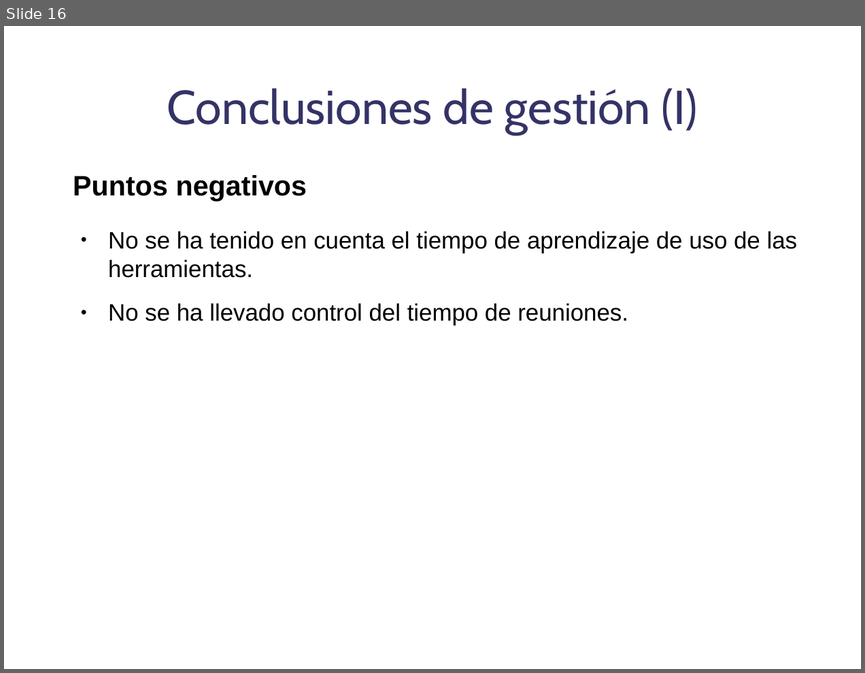
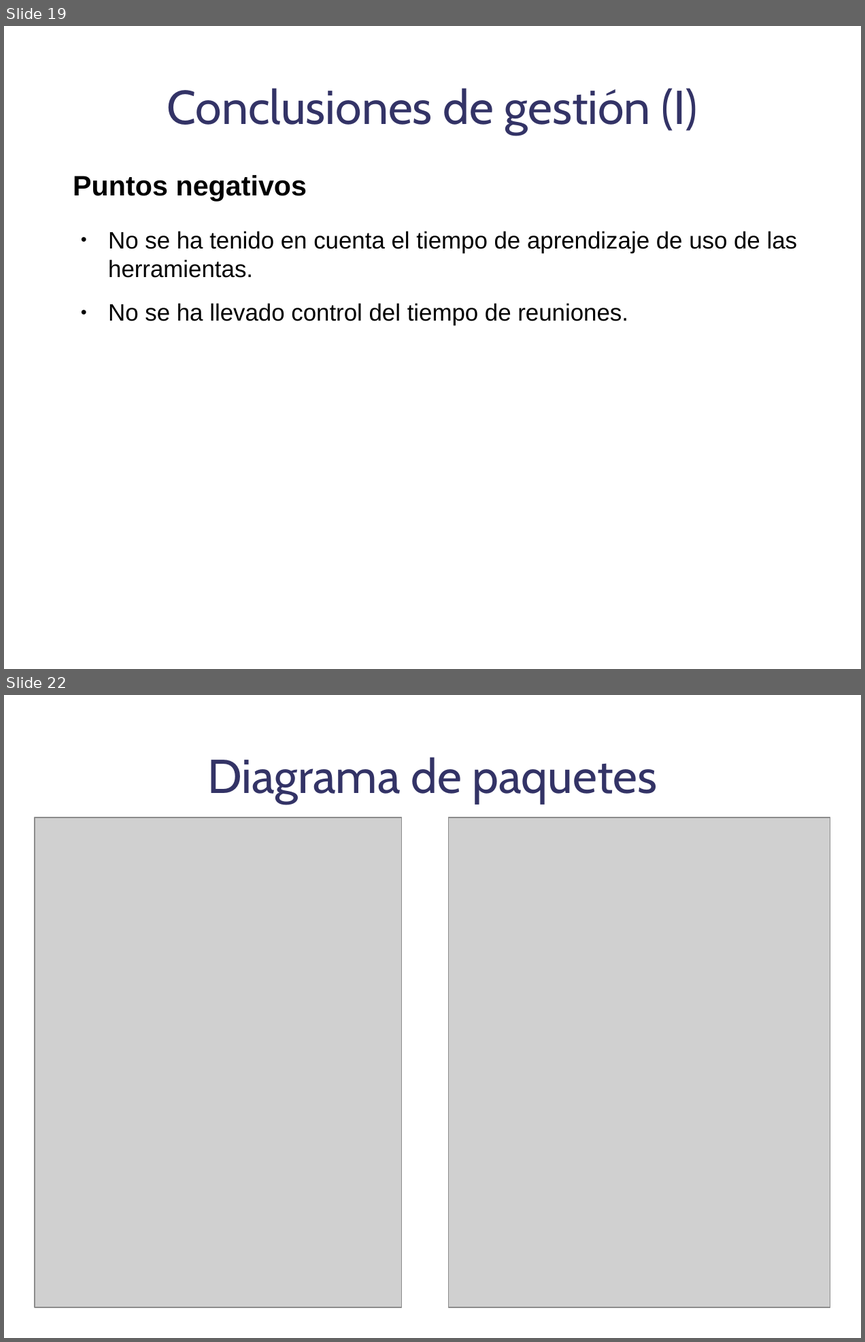
Before and after one commit to danoco78/touchteam, a slide deck: 1_iteracion/Planificación/Presentacion.odp. Shown one above the other, each under a label of ours: slide 16 before the commit, slides 19 and 22 after it; the slides between them are not shown. The pictures are 865x673 and 865x1342 pixels, drawn with LibreOffice and Linux fonts; fonts in the diff are those of the drawing; grey boxes stand for pictures; background and template pictures are left out. Boxes give left, top, right and bottom in pixels: in the first picture for what was removed or moved away, otherwise in the second. Text is boxed around its words. In the diff, an @@ line names an element or a change of style, - is before the commit and + after.

```diff
--- a/1_iteracion/Planificación/Presentacion.odp
+++ b/1_iteracion/Planificación/Presentacion.odp
@@ slide 22 added at [4, 695, 861, 1338], background picture (left out) @@
@@ title added at [207, 757, 657, 804], 44 pt, text #333366 @@
+Diagrama de paquetes
@@ picture added at [35, 817, 401, 1307] @@
@@ picture added at [449, 817, 830, 1307] @@
@@ what was slide 16 is now slide 19 @@
```
Also in this commit, not shown: 5 slides changed, 15 other slides added, 1 slide removed.
